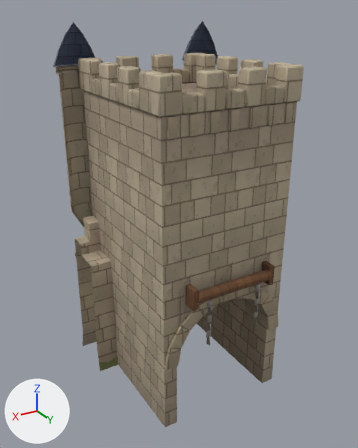
A saved change to the glTF model public/themes/medieval-castle-v2/models/castle/gatehouse.glb.
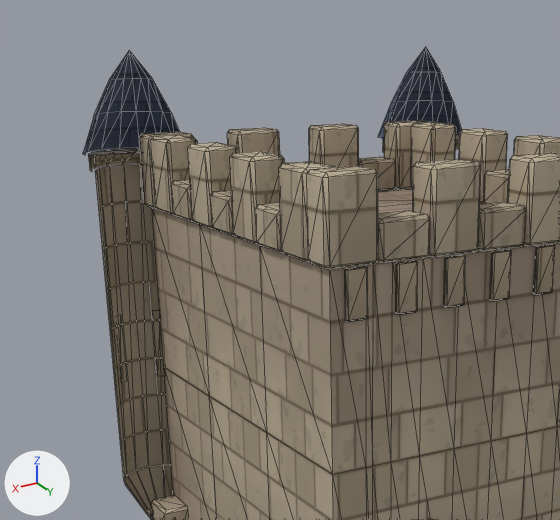
Each version appears first whole from a camera (50 mm lens) standing at (5.47, 8.95, 8.34) and looking at (0.09, -0.01, 3.86), and next in a close-up on the part from 5% to 73% of the width and 0% to 51% of the height. The axes (+X, +Y, +Z) are drawn at lower left. The lights are the same throughout. The last two pictures show the newer version. The close-ups show mesh edges as thin lines. Where no turn or scale is listed for an object, it has been applied to the vertices. Vertices at exactly the same position are counted once.

Objects in the first close-up: 'castle.gatehouse.mesh'.
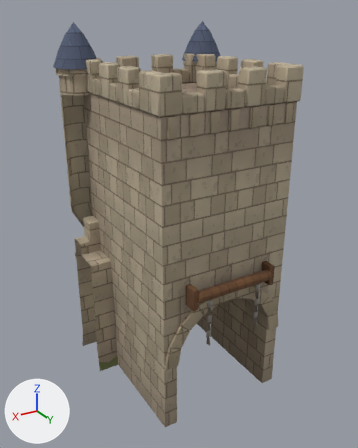
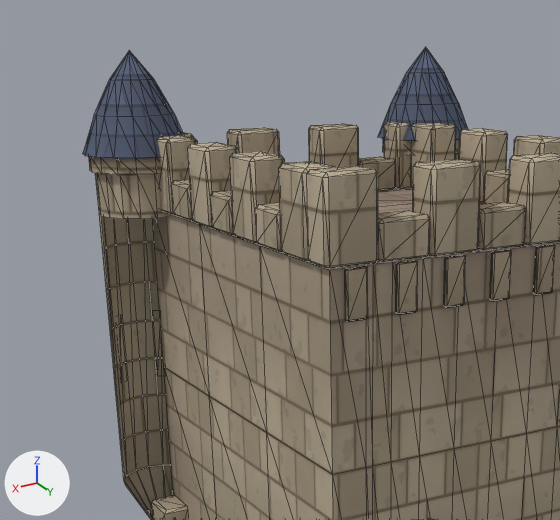
The change, as JSON lines over the scene's bpy script:
```json
{"block": "me_castle_gatehouse", "where": "# used by ob_castle_gatehouse_mesh; location = (0.0, 0.0, 0.0)"}
{"op": "remove", "block": "me_castle_gatehouse", "code": "me_castle_gatehouse.from_pydata(...)  # 2074 vertices, 3314 faces; spans x -2.11..2.11, y -2.26..2.12, z 0.0..8.13"}
{"op": "add", "block": "me_castle_gatehouse", "code": "me_castle_gatehouse.from_pydata(...)  # 2190 vertices, 3506 faces; spans x -2.11..2.11, y -2.26..2.12, z 0.0..8.13"}
{"block": "me_castle_gatehouse", "change": "me_castle_gatehouse part 1"}
{"block": "me_castle_gatehouse", "change": "32 faces are deleted"}
{"block": "me_castle_gatehouse", "change": "74 vertices are added at x -2.07..2.07, y -1.68..-1.26, z 6.69..7.88"}
{"block": "me_castle_gatehouse", "change": "18 new vertices lie (0.0, 0.0, 2.73) away from vertices in x -2.01..2.01, y -2.16..-1.76, z 3.96"}
{"block": "me_castle_gatehouse", "change": "14 new vertices lie (0.0, 0.0, 0.15) away from vertices in x -2.02..2.02, y -1.58..-1.31, z 7.08"}
{"block": "me_castle_gatehouse", "change": "10 new vertices lie (0.0, 0.0, 0.39) away from vertices in x -1.89..1.89, y -1.47..-1.36, z 6.69"}
{"block": "me_castle_gatehouse", "change": "144 new faces join them, mat_stone"}
{"block": "me_castle_gatehouse", "change": "80 new faces join them, mat_roof"}
{"block": "me_castle_gatehouse", "change": "me_castle_gatehouse part 2: 173 kept faces spanning x -2.11..2.11, y -2.21..1.84, z 0.0..7.88 get new vertex colours"}
```

Pixel boxes [x1, y1, x2, y2] of what changed, in the close-ups (560 x 520 px):
```json
{"part": 1, "of": "me_castle_gatehouse", "change": "built on", "before": [95, 165, 171, 485], "after": [85, 48, 468, 485]}
{"part": 2, "of": "me_castle_gatehouse", "change": "edited", "before": [83, 73, 451, 453], "after": [83, 73, 451, 453], "on screen": "looks the same"}
```
